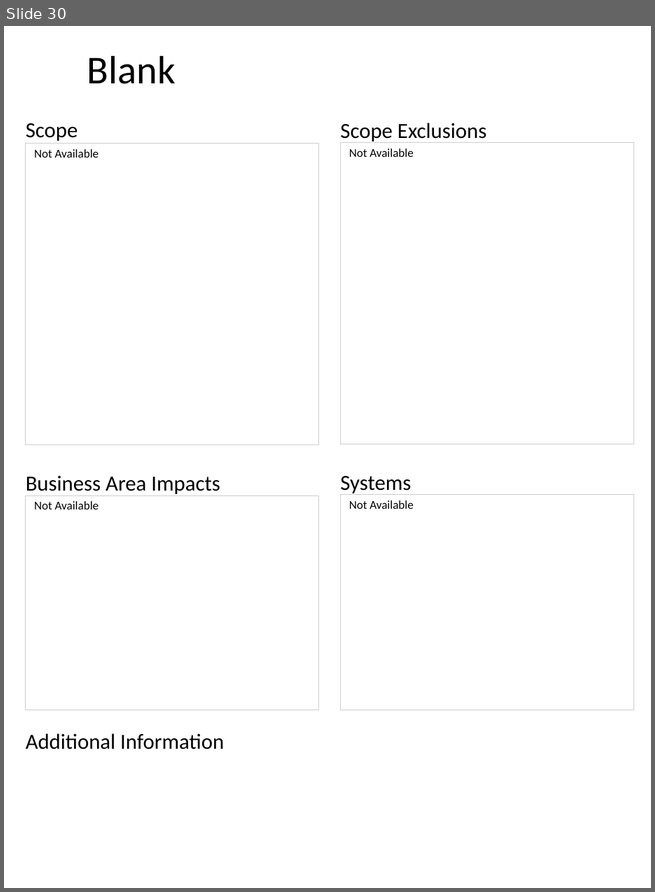
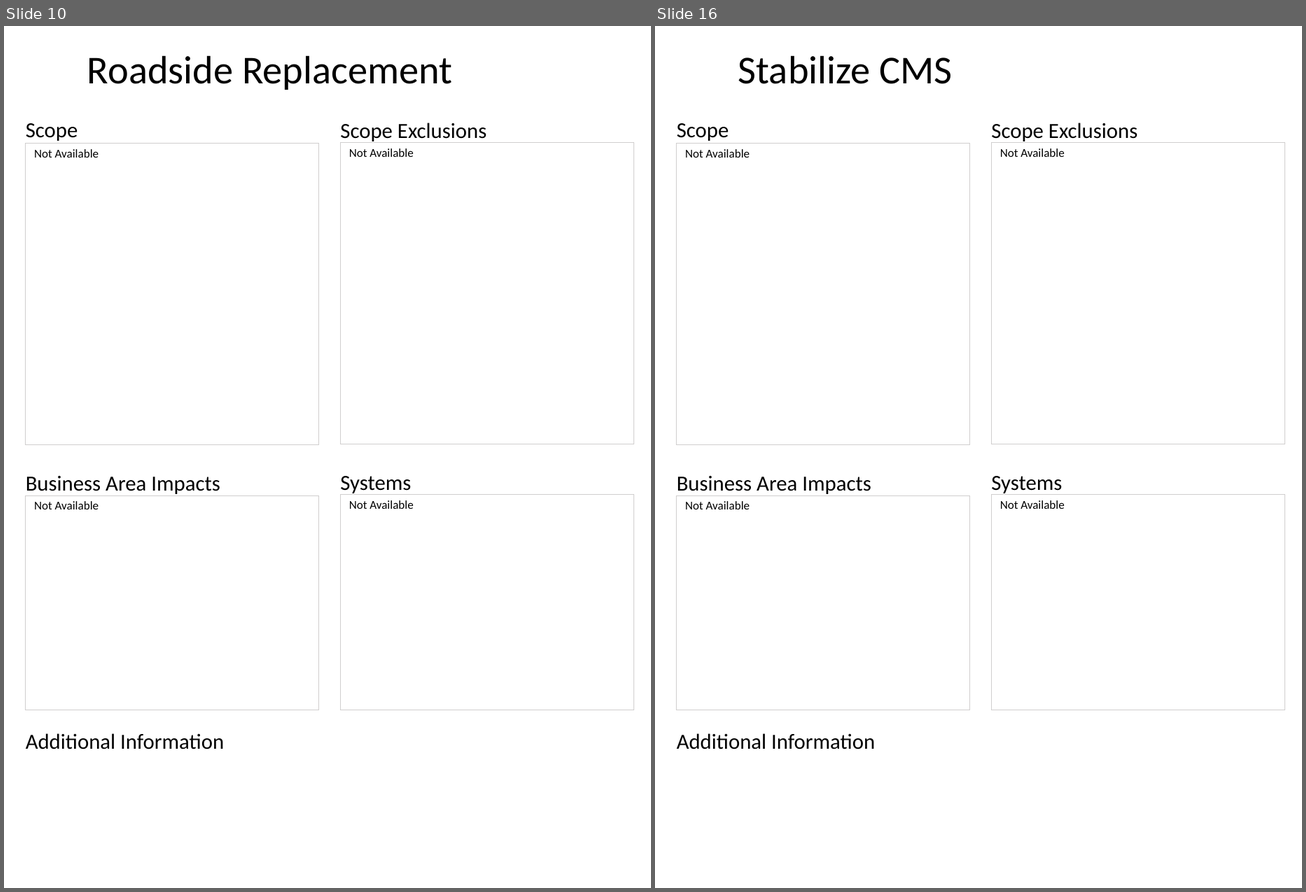
Before and after one commit to spikewood/Project-Report-Generator, a slide deck: ppt_output.pptx. Shown side by side, each under a label of ours: slide 30 before the commit, slides 10 and 16 after it; the slides between them are not shown. The pictures are 655x892 and 1306x892 pixels, drawn with LibreOffice and Linux fonts; fonts in the diff are those of the drawing; background and template pictures are left out. Boxes give left, top, right and bottom in pixels: in the first picture for what was removed or moved away, otherwise in the second. Text is boxed around its words. In the diff, an @@ line names an element or a change of style, - is before the commit and + after.

```diff
--- a/ppt_output.pptx
+++ b/ppt_output.pptx
@@ slide 16 added at [655,26,1302,888], background #FFFFFF; not listed: 5 template elements that a slide beside it also shows @@
@@ title added at [738,55,952,84], 33 pt, text #000000 @@
+Stabilize CMS
@@ text added at [677,144,970,445], outline #D0CECE 0.75 pt, 10 pt, text #000000 @@
+Not Available
@@ text added at [991,142,1284,445], outline #D0CECE 0.75 pt, 10 pt, text #000000 @@
+Not Available
@@ text added at [677,496,970,711], outline #D0CECE 0.75 pt, 10 pt, text #000000 @@
+Not Available
@@ text added at [991,495,1284,711], outline #D0CECE 0.75 pt, 10 pt, text #000000 @@
+Not Available
@@ what was slide 30 is now slide 10 @@
@@ slide 10 changed as well @@
@@ title at [87,55,452,90]: text changed @@
-Blank
+Roadside Replacement
```
Also in this commit, not shown: 1 other slide changed, 15 other slides added, 26 slides removed, 4 other files.
